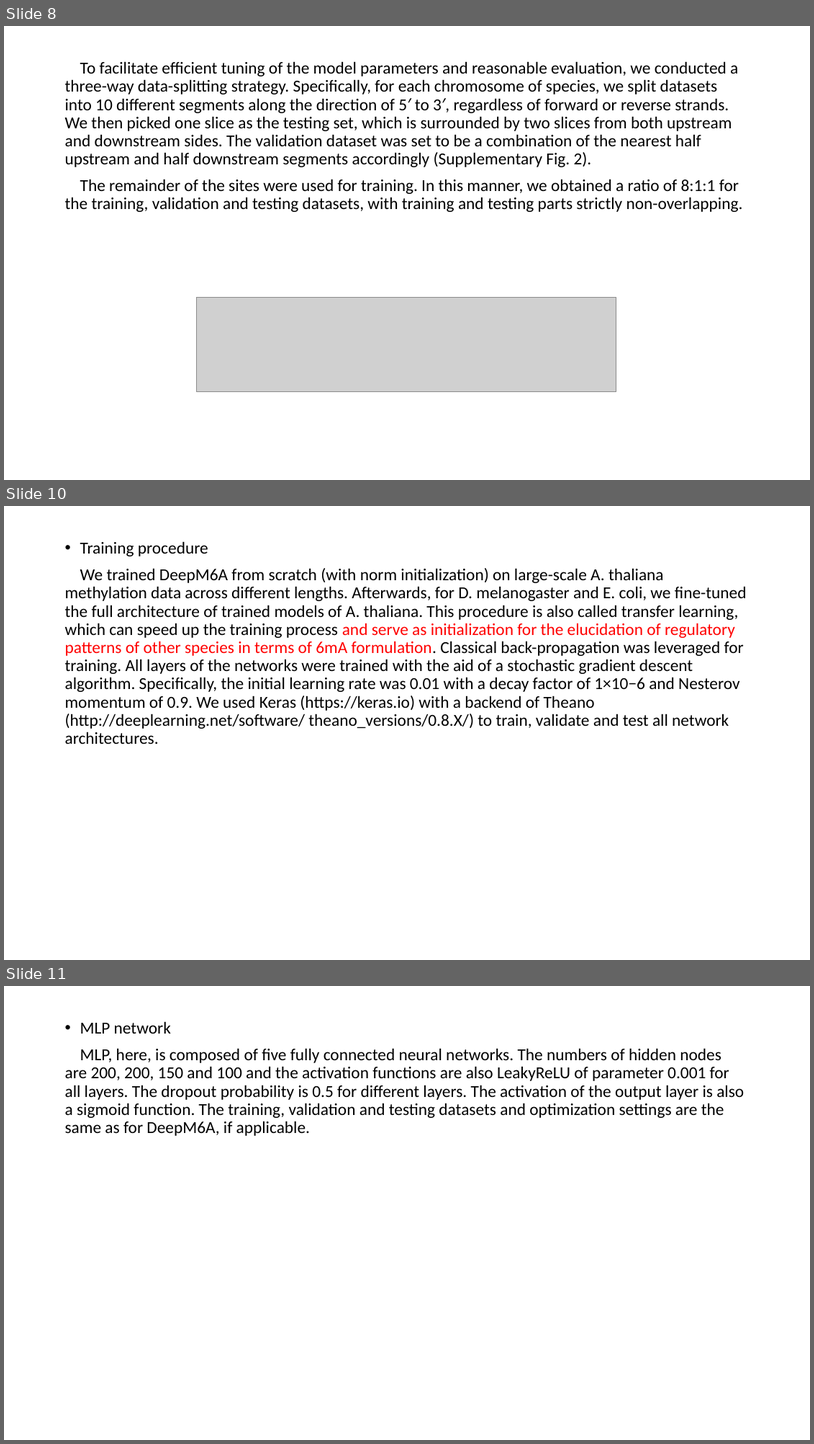
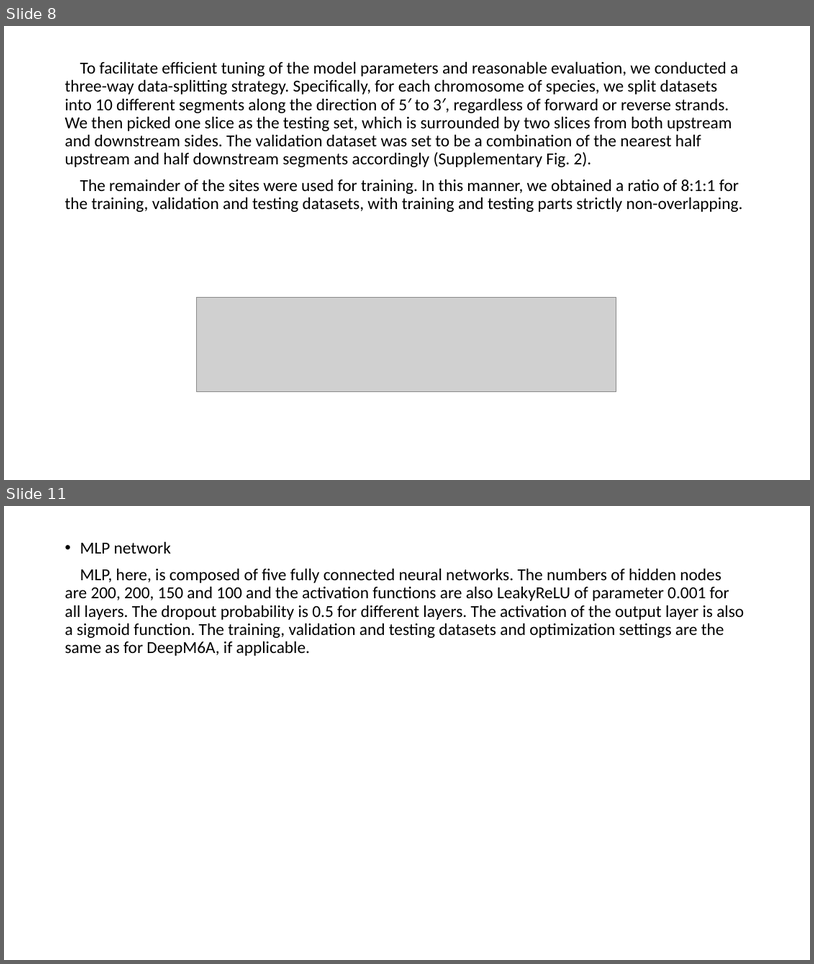
Before and after one commit to YanChengHuang/paper_implement, a slide deck: DeepM6A/presentation/DeepM6A_meth.pptx. Shown one above the other, each under a label of ours: slides 8, 10 and 11 before the commit, slides 8 and 11 after it; the slides between them are not shown. The pictures are 814x1444 and 814x964 pixels, drawn with LibreOffice and Linux fonts; fonts in the diff are those of the drawing; grey boxes stand for pictures. Boxes give left, top, right and bottom in pixels: in the first picture for what was removed or moved away, otherwise in the second. Text is boxed around its words. In the diff, an @@ line names an element or a change of style, - is before the commit and + after.

```diff
--- a/DeepM6A/presentation/DeepM6A_meth.pptx
+++ b/DeepM6A/presentation/DeepM6A_meth.pptx
@@ slide 10 removed at <box>4,506,810,960</box>, background #FFFFFF @@
@@ text removed at <box>65,541,747,744</box> @@
-• Training procedure
-We trained DeepM6A from scratch (with norm initialization) on large-scale A. thaliana methylation data across different lengths. Afterwards, for D. melanogaster and E. coli, we fine-tuned the full architecture of trained models of A. thaliana. This procedure is also called transfer learning, which can speed up the training process and serve as initialization for the elucidation of regulatory patterns of other species in terms of 6mA formulation. Classical back-propagation was leveraged for training. All layers of the networks were trained with the aid of a stochastic gradient descent algorithm. Specifically, the initial learning rate was 0.01 with a decay factor of 1×10−6 and Nesterov momentum of 0.9. We used Keras (https://keras.io) with a backend of Theano (http://deeplearning.net/software/ theano_versions/0.8.X/) to train, validate and test all network architectures.
```
Also in this commit, not shown: 5 slides changed, 1 slide added, 1 other file.
